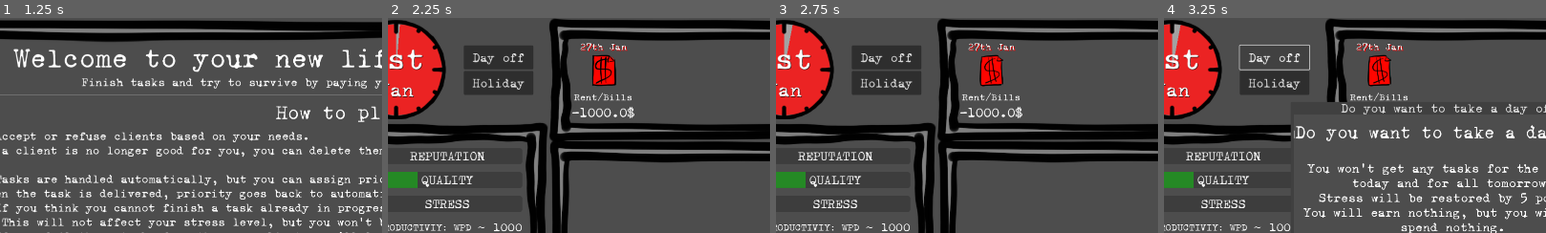
Above: before the commit, frames 1-4 (left to right).
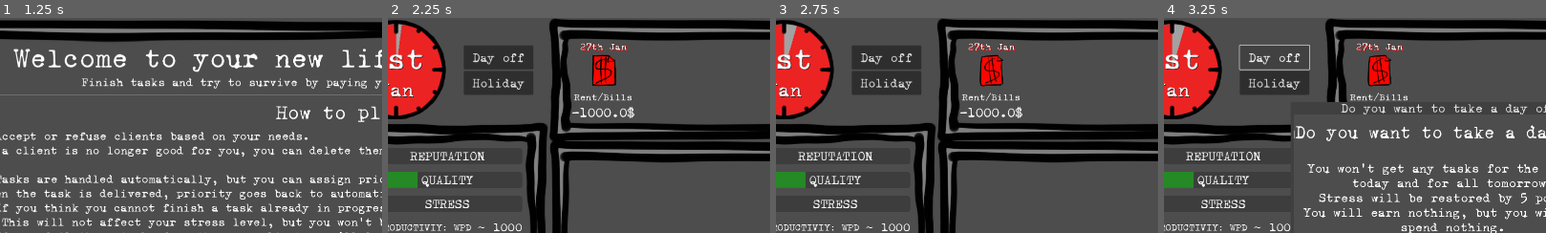
Above: after the commit, the same moments.

Repository: ildede/game-off-2025
Game: Godot game, scene res://scenes/game/screens/splash_screen/splash.tscn
Two runs of this game, one before a commit and one after it. Both use one fixed random seed, a clock stepped at 60 frames per second and the inputs below.
Inputs:
- Up to frame 1 (1.25 s): click "LET'S GO!" at 0.5 s
- Up to frame 2 (2.25 s): click "START" at 1.25 s; click "Accept" at 2 s
- Up to frame 3 (2.75 s): no input
- Up to frame 4 (3.25 s): click "Day off" at 2.75 s
The pictures show only the part of the screen within x 6-56%, y 0-50%; the shares and areas given below are measured in that part.

Frame 1 is identical in both runs. In frame 2, less than 0.1% of the frame differs, in the area x 2-4%, y 3-22%; in frame 3, 0.1%, in the area x 2-6%, y 3-23%; in frame 4, 0.1%.

Commit message:
feat: change initial values

Diff:
--- a/autoloads/config.gd
+++ b/autoloads/config.gd
@@ -1,9 +1,9 @@
 class_name Config
 extends RefCounted
 
-const DAY_LENGHT_IN_SECONDS: float = 30
-const SECONDS_BETWEEN_EVENTS: int = 17
-const SECONDS_BETWEEN_TASKS: int = 3
+const DAY_LENGHT_IN_SECONDS: float = 20
+const SECONDS_BETWEEN_EVENTS: int = 99
+const SECONDS_BETWEEN_TASKS: int = 99
 const WORDS_PER_LETTER: int = 11
 const MAX_STRESS_LEVEL: float = 100
 const MAX_QUALITY_LEVEL: float = 100
@@ -11,4 +11,5 @@
 const MAX_CLIENT_LOYALTY: float = 100
 const MIN_CLIENT_LOYALTY: float = 10
 const WORDS_PER_DAY: int = 1000
+const INITIAL_MONEY: int = 2500
 const STRESS_ON_TASK_FAILED: float = 5
